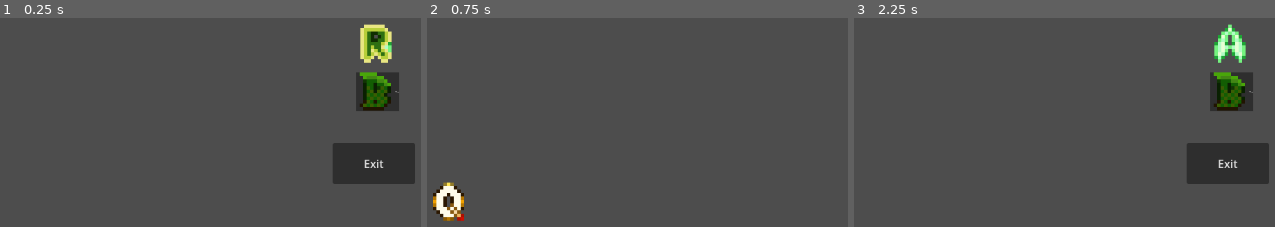
Above: before the commit, frames 1-3 (left to right).
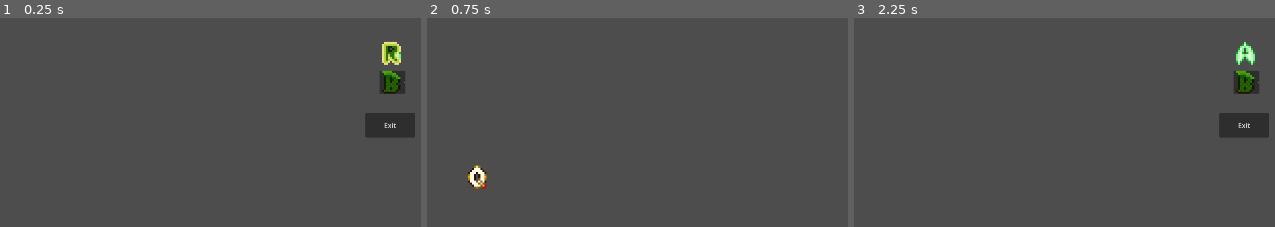
Above: after the commit, the same moments.

Repository: mlhelix/moribunddungeon
Game: Godot game, scene res://Scenes/title_screen.tscn
Same seed, same stepped clock (60 frames per second), same inputs: the game is played once before the commit and once after it.
Inputs (mouse positions are in pixels of both pictures, inside the frame that each line leads up to; where the layout moved, square brackets give the same spot in the first picture):
- Up to frame 1 (0.25 s): no input
- Up to frame 2 (0.75 s): click "Settings" at 0.5 s
- Up to frame 3 (2.25 s): click (904, 176) [875, 201] at 1.25 s; click (1245, 53) [1228, 43] at 2 s

The runs differ from the first frame. In frame 1, 8.6% of the frame differs, in the area x 79-99%, y 2-80%; in frame 2, 1.5%; in frame 3, 8.1%.

Commit message:
changed window size

Diff:
--- a/Scenes/options.tscn
+++ b/Scenes/options.tscn
@@ -15,10 +15,10 @@
 
 [node name="TextureButton" type="TextureButton" parent="." unique_id=127451411]
 layout_mode = 0
-offset_left = 17.999998
-offset_top = 580.99994
-offset_right = 568.0
-offset_bottom = 1131.0
+offset_left = 116.99999
+offset_top = 928.0
+offset_right = 667.0
+offset_bottom = 1478.0
 scale = Vector2(0.1, 0.1)
 texture_normal = ExtResource("2_qyyw6")
 script = ExtResource("2_4tmxy")
--- a/Scenes/title_screen.tscn
+++ b/Scenes/title_screen.tscn
@@ -8,19 +8,20 @@
 
 [node name="Title Screen" type="Control" unique_id=660405576]
 layout_mode = 3
-anchors_preset = 15
-anchor_right = 1.0
-anchor_bottom = 1.0
+anchor_right = 1.667
+anchor_bottom = 1.667
+offset_right = -0.3840332
+offset_bottom = -0.21606445
 grow_horizontal = 2
 grow_vertical = 2
 script = ExtResource("1_klylv")
 
 [node name="TextureButton" type="TextureButton" parent="." unique_id=657441285]
 layout_mode = 0
-offset_left = 529.0
-offset_top = 353.0
-offset_right = 1079.0
-offset_bottom = 903.0
+offset_left = 937.0
+offset_top = 630.0
+offset_right = 1487.0
+offset_bottom = 1180.0
 scale = Vector2(0.1, 0.1)
 texture_normal = ExtResource("2_twnyg")
 texture_focused = ExtResource("3_55kwv")
@@ -29,20 +30,20 @@
 
 [node name="Settings Button" type="Button" parent="." unique_id=2046097902]
 layout_mode = 0
-offset_left = 528.0
-offset_top = 422.0
-offset_right = 1152.0
-offset_bottom = 980.0
+offset_left = 936.0
+offset_top = 699.0
+offset_right = 1560.0
+offset_bottom = 1257.0
 scale = Vector2(0.1, 0.1)
 text = "Settings"
 icon = ExtResource("4_55kwv")
 
 [node name="Exit Button" type="Button" parent="." unique_id=1300564381]
 layout_mode = 0
-offset_left = 494.0
-offset_top = 524.0
-offset_right = 613.0
-offset_bottom = 583.0
+offset_left = 902.0
+offset_top = 801.0
+offset_right = 1021.0
+offset_bottom = 860.0
 text = "Exit"
 
 [connection signal="pressed" from="Settings Button" to="." method="_on_settings_button_pressed"]
--- a/project.godot
+++ b/project.godot
@@ -19,6 +19,14 @@
 config/features=PackedStringArray("4.6", "Forward Plus")
 config/icon="res://icon.svg"
 
+[display]
+
+window/size/viewport_width=1920
+window/size/viewport_height=1080
+window/size/mode=3
+window/size/resizable=false
+window/size/borderless=true
+
 [input]
 
 ui_left={
